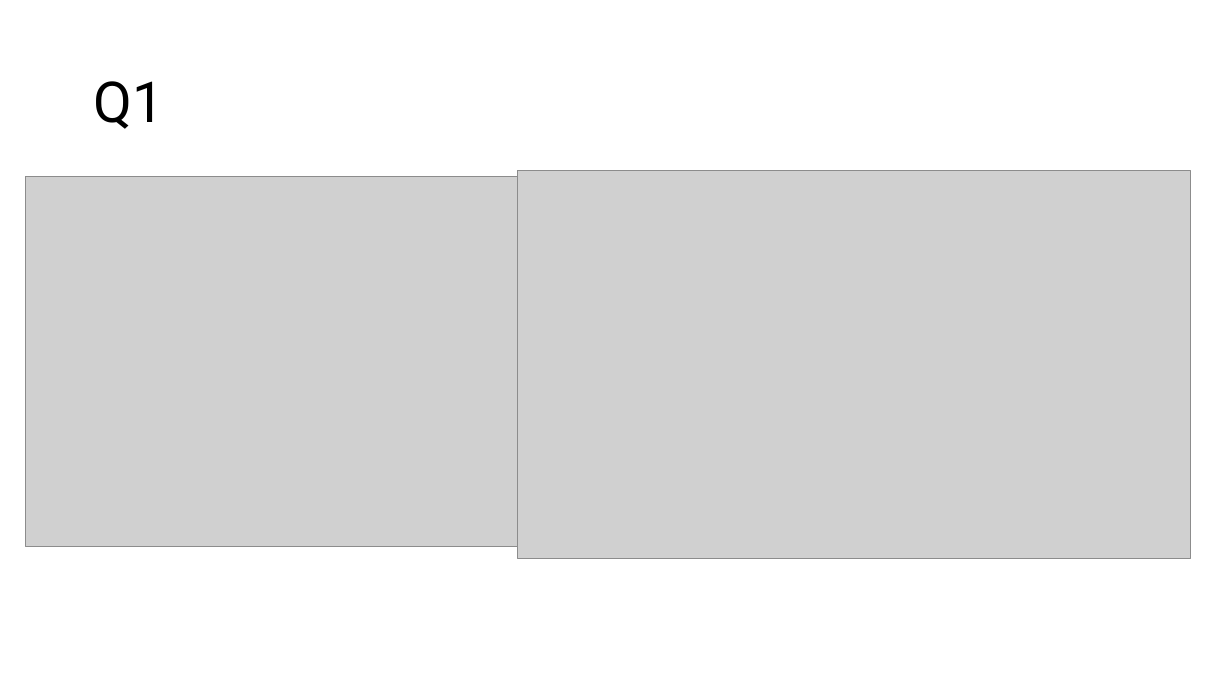
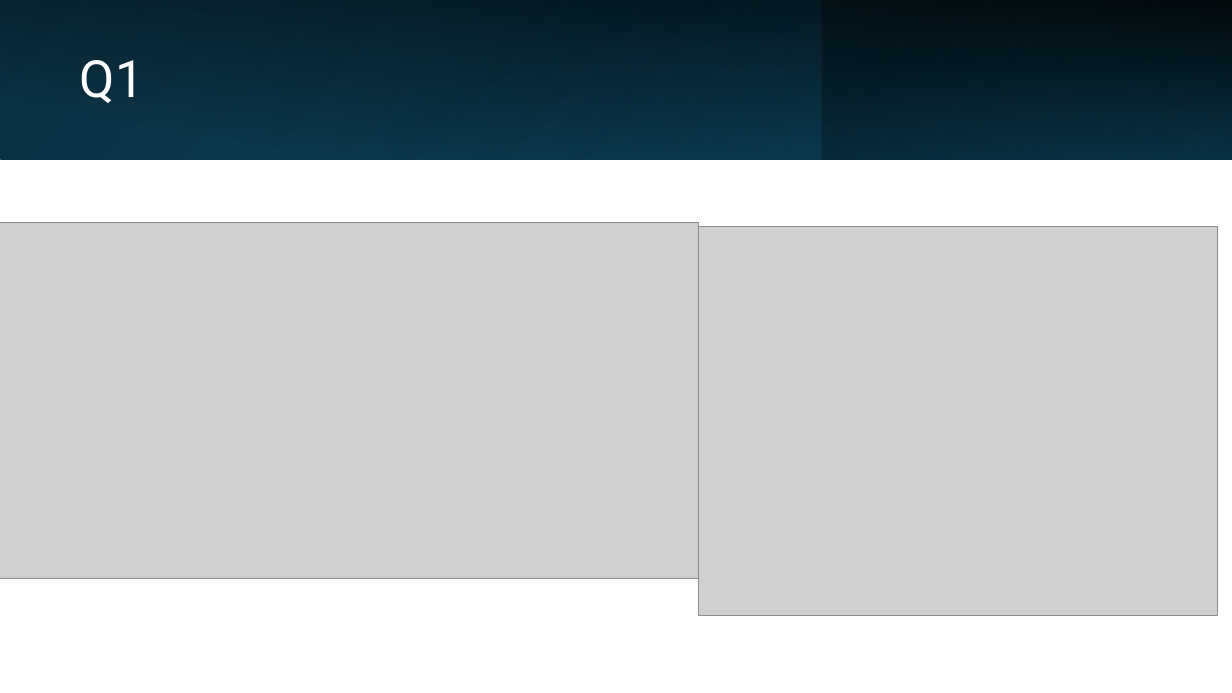
Before and after one commit to DanteCapone/cceZoopPatterns, a slide deck: slide 4 of drafts/powerpoint_plots.pptx (slide 3 before the commit). Drawn at 1232x693 pixels with LibreOffice and Linux fonts; fonts in the diff are those of the drawing; grey boxes stand for pictures. Boxes give left, top, right and bottom in pixels: in the first picture for what was removed or moved away, otherwise in the second. Text is boxed around its words. In the diff, an @@ line names an element or a change of style, - is before the commit and + after.

```diff
--- a/drafts/powerpoint_plots.pptx
+++ b/drafts/powerpoint_plots.pptx
@@ rectangle added at (0, 0, 1232, 159), fill gradient #0B3041 to #104862 @@
@@ rectangle added at (0, 0, 1232, 159), fill gradient #000000 @@
@@ rectangle added at (386, 0, 822, 159), fill gradient #156082 to #0B3041 @@
@@ rectangle added at (822, 0, 1232, 159), fill gradient #0B3041 to #156082 @@
@@ title "Q1": place and size @@
-title "Q1" at (94, 81, 165, 129)
+title "Q1" at (80, 60, 144, 103)
@@ title "Q1" at (80, 60, 144, 103): size 44 to 40 pt, text colour #000000 to #FFFFFF @@
@@ picture removed at (518, 171, 1190, 558) @@
@@ picture added at (0, 223, 699, 579) @@
@@ picture: place and size @@
-picture at (25, 177, 518, 546)
+picture at (699, 227, 1217, 616)
```
Also in this commit, not shown: 5 other slides changed, 7 slides added, 7 slides removed, 21 other files.
